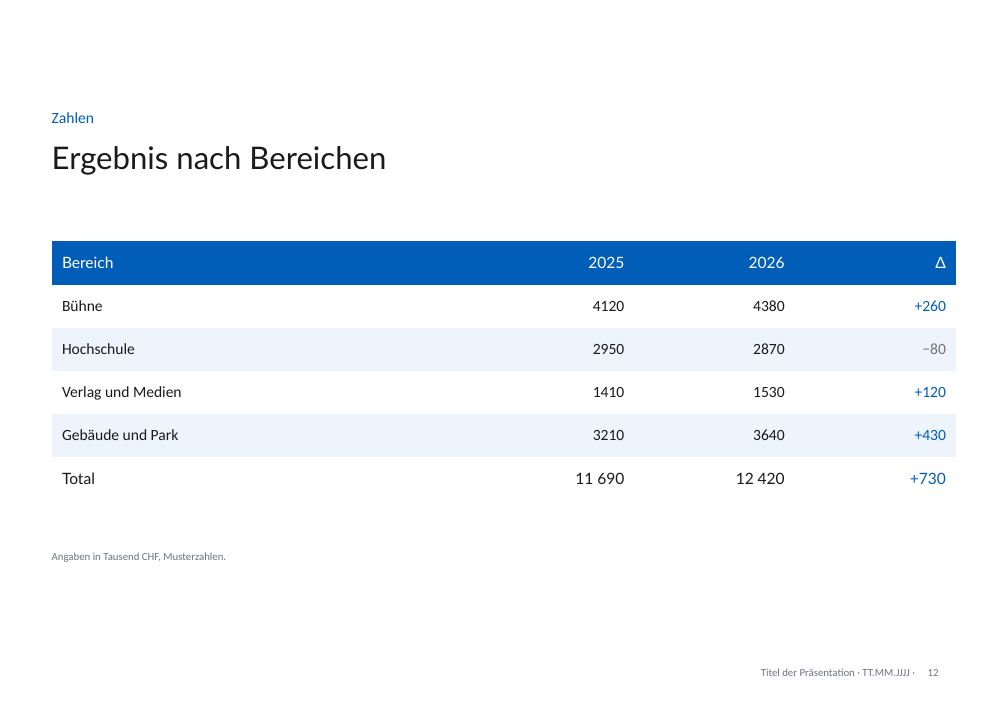
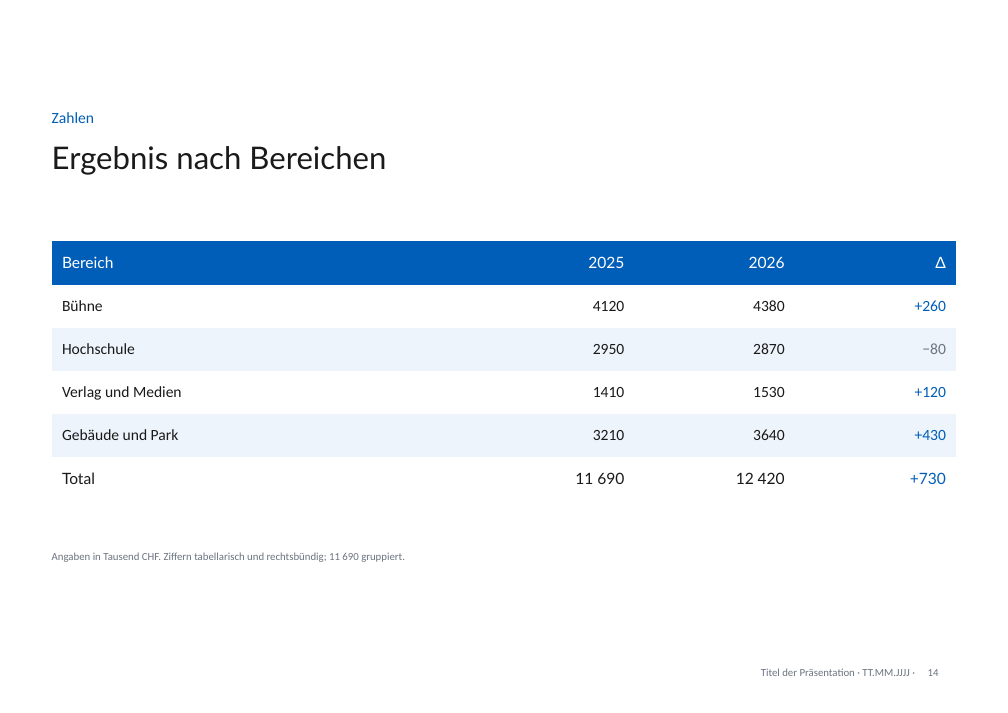
Before and after one commit to phtok/goeloggen, a slide deck: slide 14 of assets/templates/GoetheanumVorlageA4.pptx (slide 12 before the commit). Drawn at 1008x713 pixels with LibreOffice and Linux fonts; fonts in the diff are those of the drawing; background and template pictures are left out. Boxes give left, top, right and bottom in pixels: in the first picture for what was removed or moved away, otherwise in the second. Text is boxed around its words. In the diff, an @@ line names an element or a change of style, - is before the commit and + after.

Commit message:
Gütesiegel: die Vorlage lehrt die gemeinsame Sprache (#473)
Die Platzhalterpräsi wird zum Lehrstück: zwei anschauliche Feintypografie-Folien
(‹Die kleinen Zeichen›, ‹Noch feinere Zeichen›), Regeln eingestreut auf bestehende
Folien (Einfachauszeichnung, Lesemass, Minus/Leerzeichen, tabellarische Ziffern,
Korrektur Deutlich statt Laut), ein Gütesiegel-Kästchen (gesichert ↔ Goodwill) und
die frühere Kontrast-/Gold-/Datums-Runde. Tool-Seite: schlankes Panel am Lesemass,
verlinkt aufs Regelwerk. Alle Regeln mit korrektem Zeichensatz (…, –, −, U+202F, ‹›).

```diff
--- a/assets/templates/GoetheanumVorlageA4.pptx
+++ b/assets/templates/GoetheanumVorlageA4.pptx
@@ text at [52, 552, 405, 562]: text changed @@
-Angaben in Tausend CHF, Musterzahlen.
+Angaben in Tausend CHF. Ziffern tabellarisch und rechtsbündig; 11 690 gruppiert.
@@ page number at [928, 669, 939, 676]: text changed @@
-12
+14
```
Also in this commit, not shown: 5 other slides changed, 2 slides added, 2 other files.
